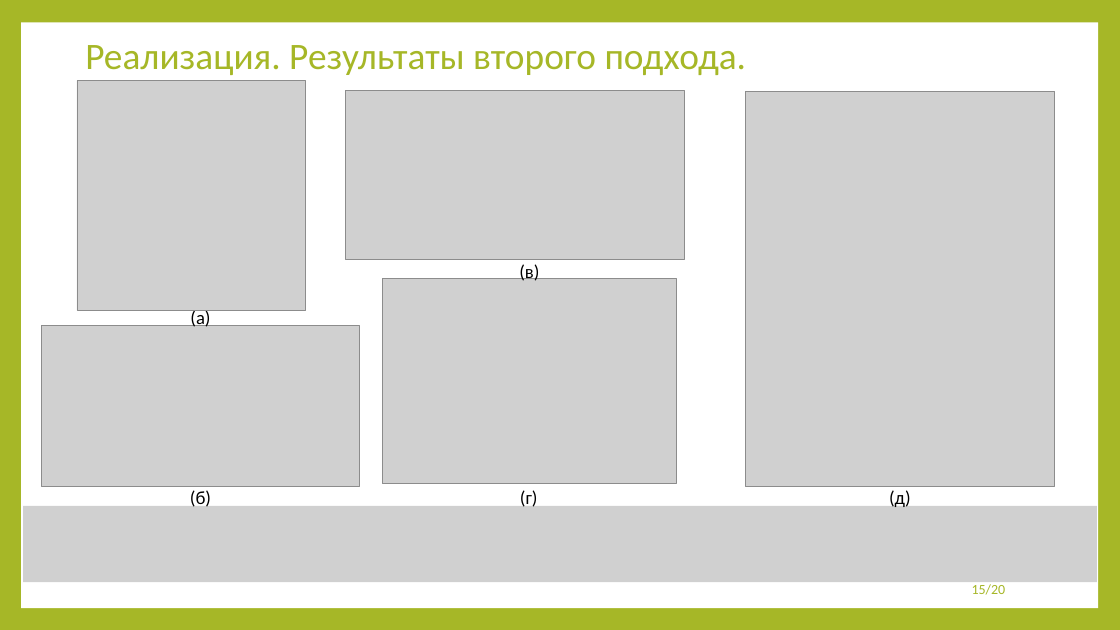
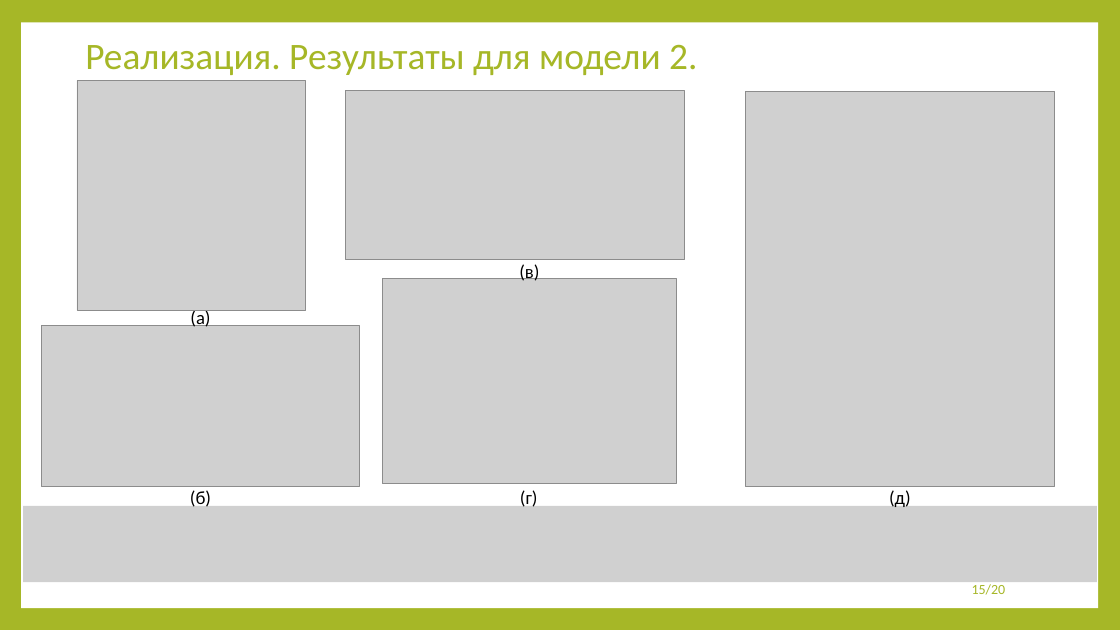
Before and after one commit to 13Fire13nyu/MasterDegree, a slide deck: slide 15 of presentation/presentation.pptx. Drawn at 1120x630 pixels with LibreOffice and Linux fonts; fonts in the diff are those of the drawing; grey boxes stand for pictures. Boxes give left, top, right and bottom in pixels: in the first picture for what was removed or moved away, otherwise in the second. Text is boxed around its words. In the diff, an @@ line names an element or a change of style, - is before the commit and + after.

```diff
--- a/presentation/presentation.pptx
+++ b/presentation/presentation.pptx
@@ title at bbox=[85, 44, 697, 75]: text changed @@
-Реализация. Результаты второго подхода.
+Реализация. Результаты для модели 2.
```
Also in this commit, not shown: 4 other slides changed, 4 slides added.
